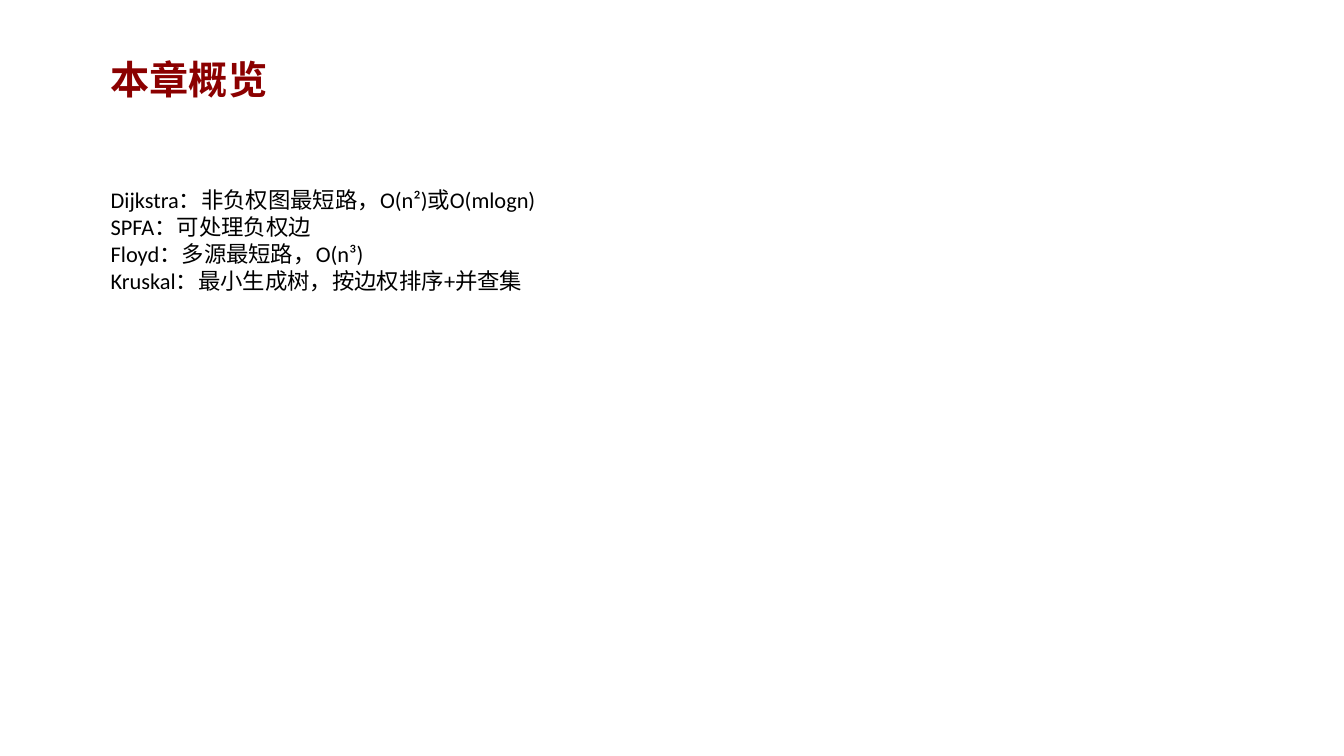
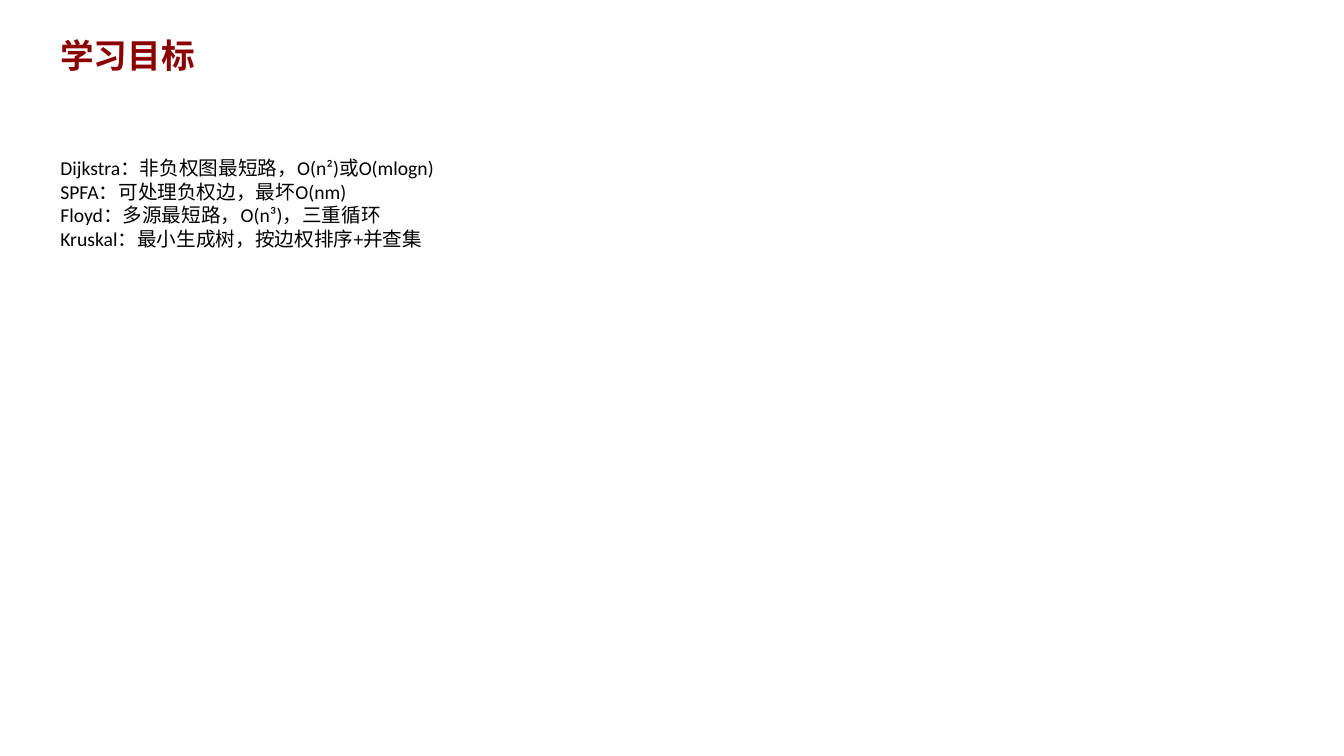
Before and after one commit to AndyLishengrui/trae-coding-course, a slide deck: slide 2 of textbook/ppt/chapter14_ppt.pptx (slide 3 before the commit). Drawn at 1344x756 pixels with LibreOffice and Linux fonts; fonts in the diff are those of the drawing. Boxes give left, top, right and bottom in pixels: in the first picture for what was removed or moved away, otherwise in the second. Text is boxed around its words. In the diff, an @@ line names an element or a change of style, - is before the commit and + after.

```diff
--- a/textbook/ppt/chapter14_ppt.pptx
+++ b/textbook/ppt/chapter14_ppt.pptx
@@ text added at (60,39,194,71), 24 pt, text #8B0000, bold @@
+学习目标
@@ text removed at (111,60,268,98) @@
-本章概览
@@ text "Dijkstra：非负权图最短路，O(n²)或O(mlogn)": place and size @@
-text "Dijkstra：非负权图最短路，O(n²)或O(mlogn)" at (111,189,536,292)
+text "Dijkstra：非负权图最短路，O(n²)或O(mlogn)" at (60,159,433,248)
@@ text at (60,159,433,248): size 16 to 14 pt in "Dijkstra：非负权图最短路，O(n²)或O(mlogn)", "Kruskal：最小生成树，按边权排序+并查集" @@
@@ text at (60,183,380,225): text changed; size 16 to 14 pt @@
-SPFA：可处理负权边
-Floyd：多源最短路，O(n³)
+SPFA：可处理负权边，最坏O(nm)
+Floyd：多源最短路，O(n³)，三重循环
```
Also in this commit, not shown: 3 other slides changed, 3 slides added, 4 slides removed, 17 other files.
